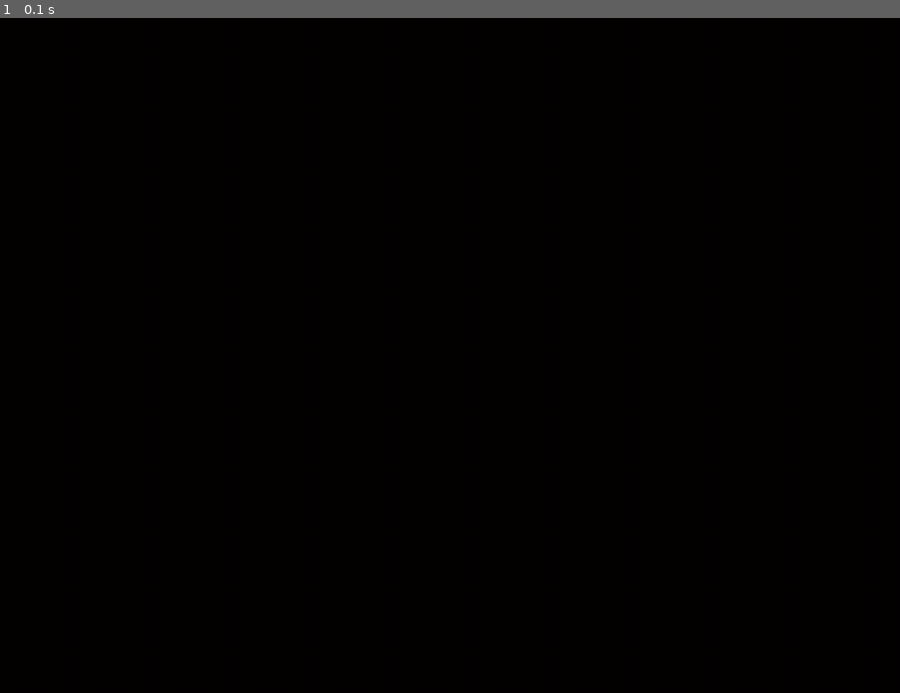
Above: before the commit, frame 1.
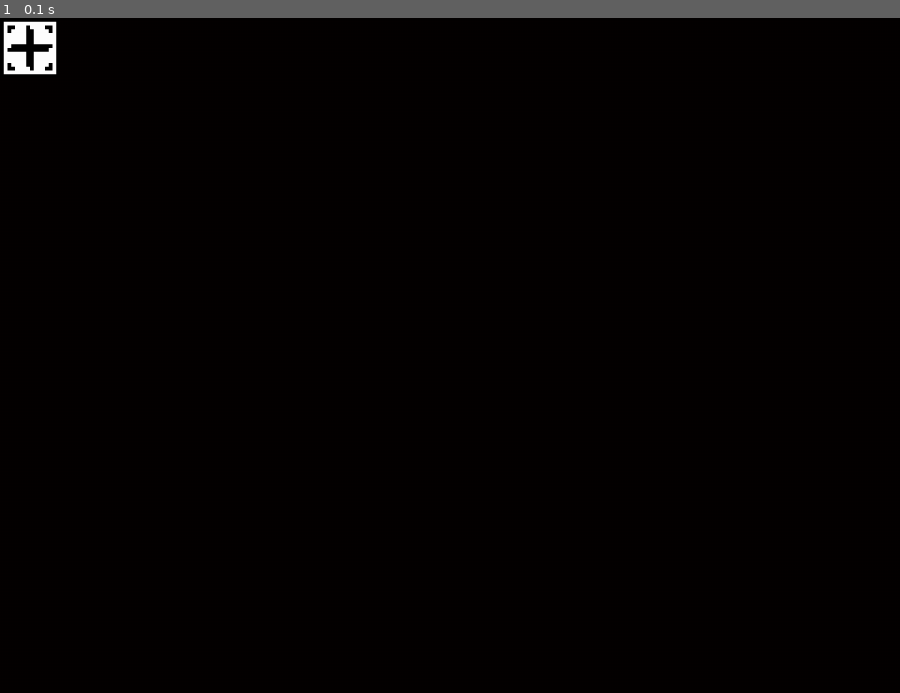
Above: after the commit, the same moment.

Repository: MakerBox-NZ/pygame_trukavev2
Game: pygame game, started from Gam e.py
Same seed, same stepped clock (60 frames per second), same inputs: the game is played once before the commit and once after it.
Inputs:
- Up to frame 1 (0.1 s): no input

The runs differ from the first frame. In frame 1, 0.4% of the frame differs, in the area x 0-7%, y 0-9%.

Commit message:
Added Player + Moving Debug Before Moving

Diff:
--- a/Gam e.py
+++ b/Gam e.py
@@ -18,6 +18,9 @@
         self.images.append(img)
         self.image = self.images[0]
         self.rect = self.image.get_rect()
+        self.image.convert_alpha()
+        self.image.set_colorkey(alpha)
+
 
 # SETUP
 screenSize = [960, 720]
@@ -31,7 +34,9 @@
 main = True
 
 screen = pygame.display.set_mode(screenSize)
-
+alpha = (1,1,1)
+black = (2,2,2)
+white = (255,255,255)
 redin = True
 redde = False
 greenin = False
@@ -56,6 +61,23 @@
                 pygame.quit()
                 sys.exit()
                 main = False
+            if event.key == ord('w'):
+                print("Up Stop")
+            if event.key == ord('a'):
+                print("Left Stop")
+            if event.key == ord('s'):
+                print("QuickDown Stop")
+            if event.key == ord('d'):
+                print("Right Stop")
+        if event.type == pygame.KEYDOWN:
+            if event.key == ord('w'):
+                print("Up")
+            if event.key == ord('a'):
+                print("Left")
+            if event.key == ord('s'):
+                print("QuickDown")
+            if event.key == ord('d'):
+                print("Right")
     if redin:
         a += 1
     elif redde:
@@ -84,5 +106,6 @@
         bluede = True
         redin = True
     screen.fill([a,b,c])
+    movingsprites.draw(screen)
     pygame.display.flip()
     clock.tick(fps)
Binary file changed: images/player.png
Binary file added: images/wall.png
